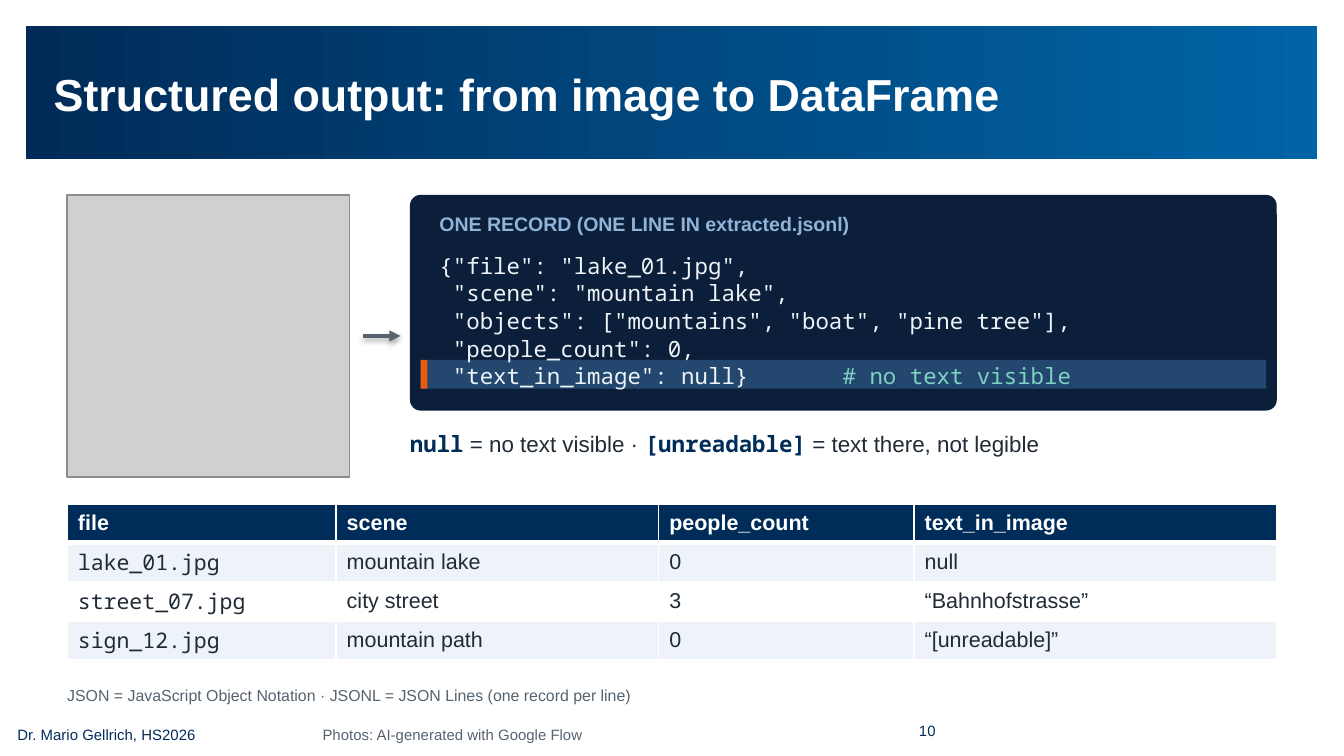
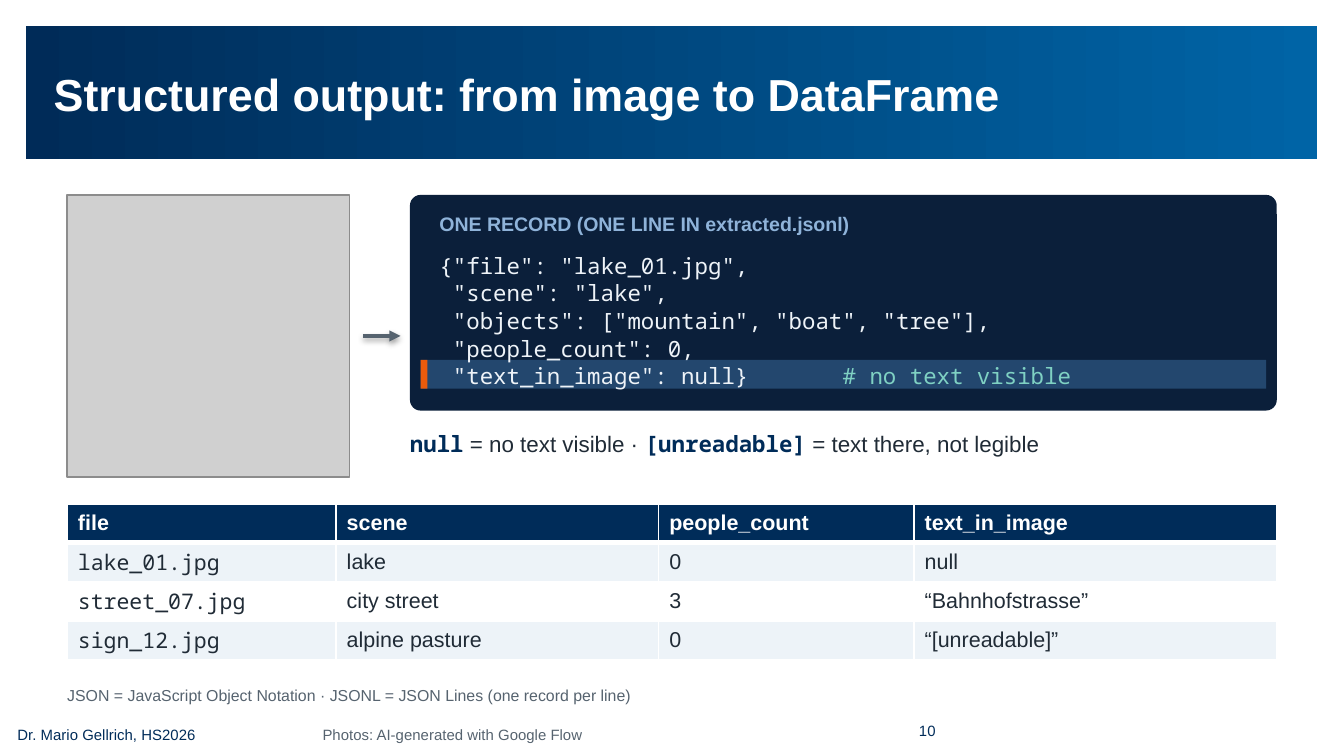
Before and after one commit to mario-gellrich-zhaw/multimodal_extraction_generation, a slide deck: slide 10 of slides/Slides_MSC_Data_Science_Week_13_EN_barrierefrei.pptx. Drawn at 1344x756 pixels with LibreOffice and Linux fonts; fonts in the diff are those of the drawing; grey boxes stand for pictures; background and template pictures are left out. Boxes give left, top, right and bottom in pixels: in the first picture for what was removed or moved away, otherwise in the second. Text is boxed around its words. In the diff, an @@ line names an element or a change of style, - is before the commit and + after.

```diff
--- a/slides/Slides_MSC_Data_Science_Week_13_EN_barrierefrei.pptx
+++ b/slides/Slides_MSC_Data_Science_Week_13_EN_barrierefrei.pptx
@@ text at bbox=[453, 284, 990, 335]: text changed @@
-"scene": "mountain lake",
-"objects": ["mountains", "boat", "pine tree"],
+"scene": "lake",
+"objects": ["mountain", "boat", "tree"],
@@ table at bbox=[67, 504, 1277, 660] @@
-row 2, column 2: mountain lake
+row 2, column 2: lake
-row 4, column 2: mountain path
+row 4, column 2: alpine pasture
```
Also in this commit, not shown: 8 other slides changed, 7 other files.
